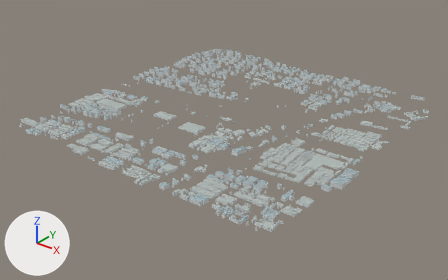
Before and after pictures for a commit that changed the glTF model projects/shanghai/assets/city/tiles/14-13710-6701.glb.
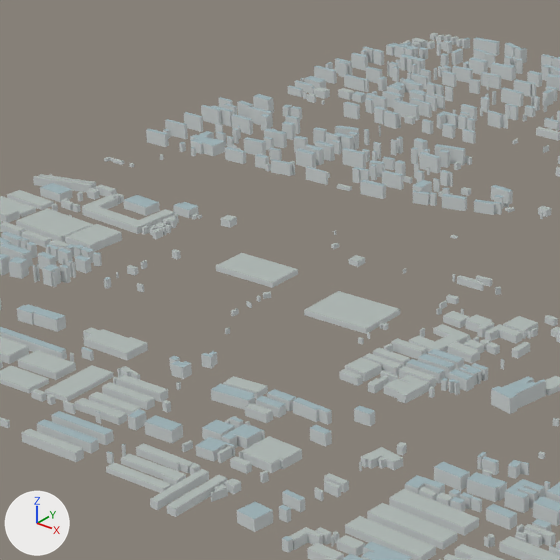
Each version appears first whole from a camera (50 mm lens) standing at (2411.0, -3073.0, 1686.0) and looking at (47.0, -119.0, -146.0), and next in a close-up on the part from 21% to 56% of the width and 14% to 71% of the height. Lighting does not change. The marker at lower left points along +X, +Y and +Z. The last two pictures show the newer version. Where no turn or scale is listed for an object, it has been applied to the vertices. Vertices at exactly the same position are counted once.
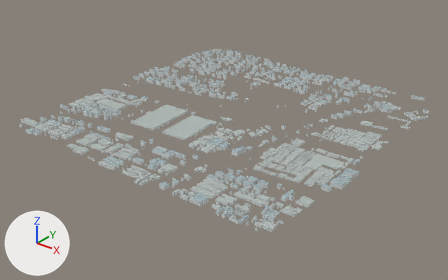
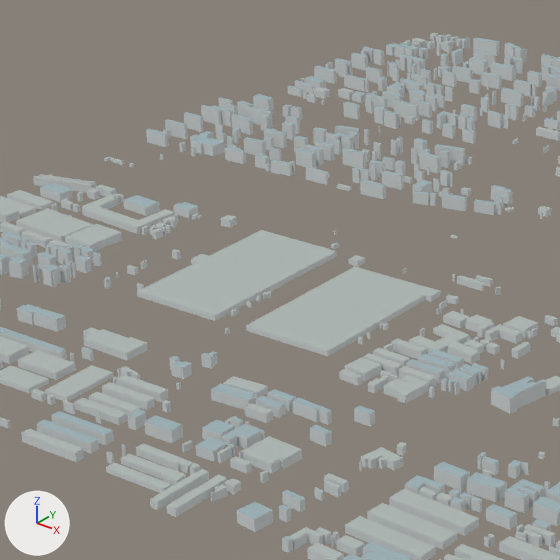
Boxes [x1, y1, x2, y2] around the edits, measured in the close-ups (560 x 560 px):
part 1 of me_mesh_0, built on
    before: [216, 253, 298, 288]
    after: [137, 230, 441, 356]

Diff of the bpy script that builds the scene:
```diff
--- a/projects/shanghai/assets/city/tiles/14-13710-6701.glb.py
+++ b/projects/shanghai/assets/city/tiles/14-13710-6701.glb.py
@@ me_mesh_0 @@
 # used by ob_mesh_0; location = (-998.0, 1054.0, 0.0)
-me_mesh_0.from_pydata(...)  # 10262 vertices, 16164 faces; spans x 0.0..2104.0, y -2133.0..0.0, z 0.0..36.0
+me_mesh_0.from_pydata(...)  # 10294 vertices, 16252 faces; spans x 0.0..2104.0, y -2133.0..0.0, z 0.0..36.0
+# me_mesh_0 part 1
+# 10 faces are deleted
+# 18 vertices are added at x 566.0..1049.0, y -1594.0..-1219.0, z 0.0..11.0
+# 14 new vertices lie (0.0, 0.0, 11.0) away from vertices in x 566.0..1049.0, y -1594.0..-1219.0, z 0.0
+# 52 new faces join them, mat_stone_and_concrete_walls (light grey #d3d8d8)
+# 46 new faces join them, mat_low_rise_rooftops (grey #afb8b5)
 me_mesh_0.materials.append(mat_stone_and_concrete_walls)
```
